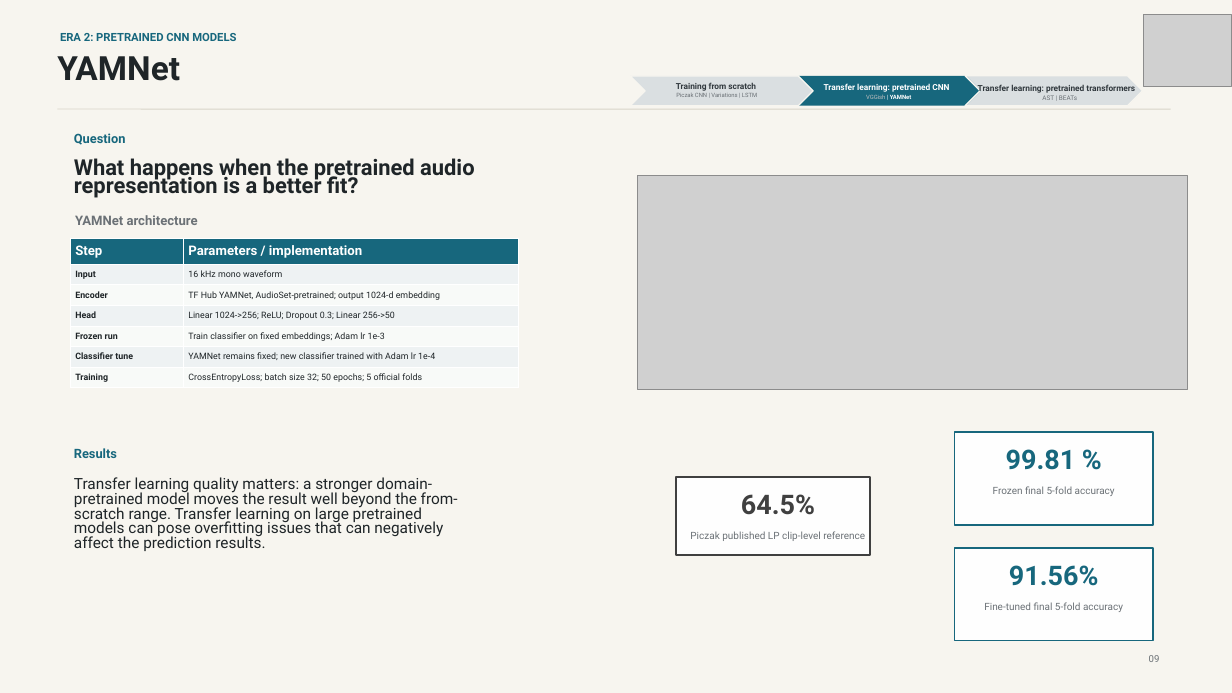
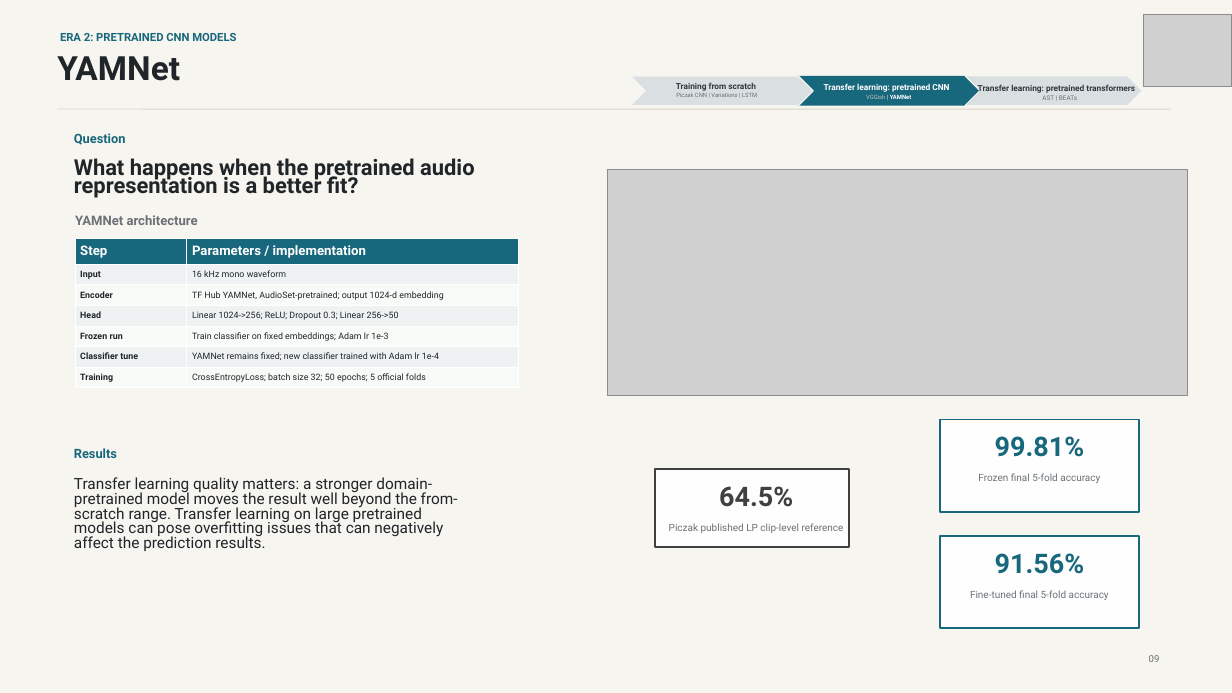
Before and after one commit to JdogLloyd1/DeepLearning5888Project, a slide deck: slide 12 of Docs/Final_Project_Presentation_Draft.pptx. Drawn at 1232x693 pixels with LibreOffice and Linux fonts; fonts in the diff are those of the drawing; grey boxes stand for pictures. Boxes give left, top, right and bottom in pixels: in the first picture for what was removed or moved away, otherwise in the second. Text is boxed around its words. In the diff, an @@ line names an element or a change of style, - is before the commit and + after.

```diff
--- a/Docs/Final_Project_Presentation_Draft.pptx
+++ b/Docs/Final_Project_Presentation_Draft.pptx
@@ picture: place and size @@
-picture at box(638, 176, 1188, 389)
+picture at box(608, 170, 1189, 396)
@@ table: place and size @@
-table at box(70, 238, 518, 390)
+table at box(75, 238, 518, 390)
@@ rectangle: place and size @@
-rectangle at box(955, 433, 1153, 525)
+rectangle at box(941, 420, 1140, 512)
@@ text at box(995, 436, 1084, 457): spaces changed @@
-99.81 %
+99.81%
@@ rectangle: place and size @@
-rectangle at box(677, 478, 871, 555)
+rectangle at box(654, 470, 848, 547)
@@ text "Frozen final 5-fold accuracy": place and size @@
-text "Frozen final 5-fold accuracy" at box(993, 486, 1115, 496)
+text "Frozen final 5-fold accuracy" at box(978, 473, 1100, 483)
@@ text "64.5%": place and size @@
-text "64.5%" at box(741, 494, 815, 515)
+text "64.5%" at box(719, 486, 793, 507)
@@ text "Piczak published LP clip-level reference": place and size @@
-text "Piczak published LP clip-level reference" at box(690, 531, 865, 541)
+text "Piczak published LP clip-level reference" at box(669, 523, 844, 533)
@@ 2 texts, 1 rectangle: place and size @@
-2 texts, 1 rectangle at box(955, 548, 1153, 640)
+2 texts, 1 rectangle at box(941, 536, 1140, 628)
```
Also in this commit, not shown: 1 other slide changed.
